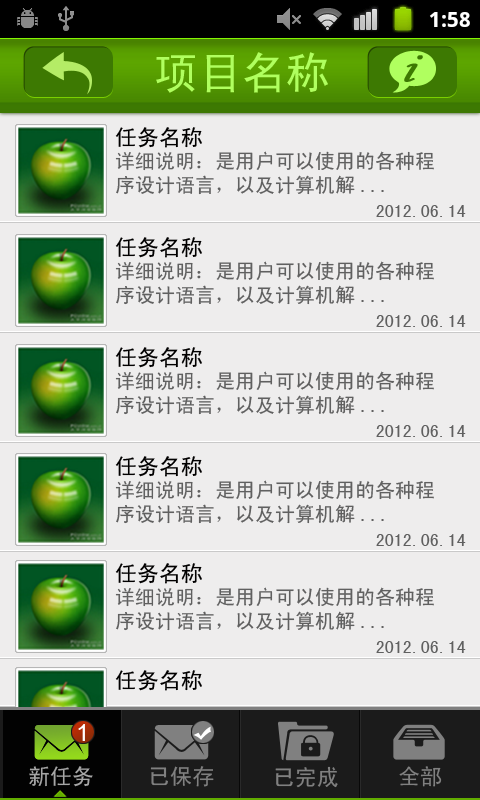
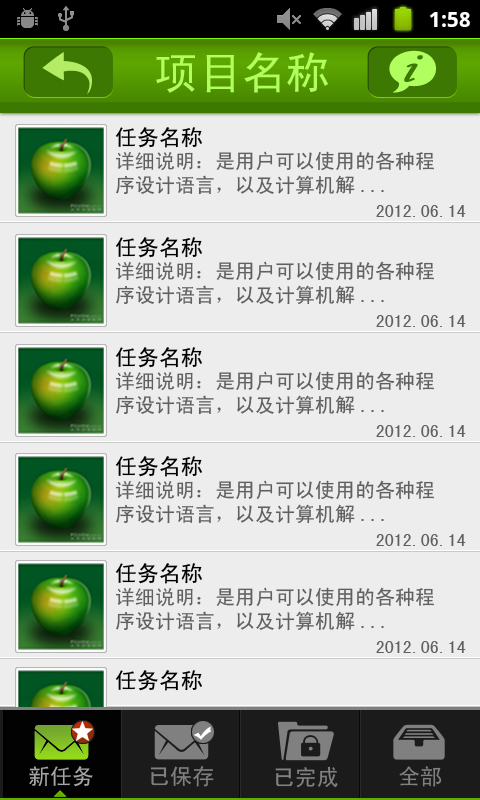
Comparing the layer stacks of the two (480, 800) images. Changes:
added layer "图层 79" above "图层 78" over [72, 721, 93, 741]
removed layer "1" over [78, 724, 85, 741]
